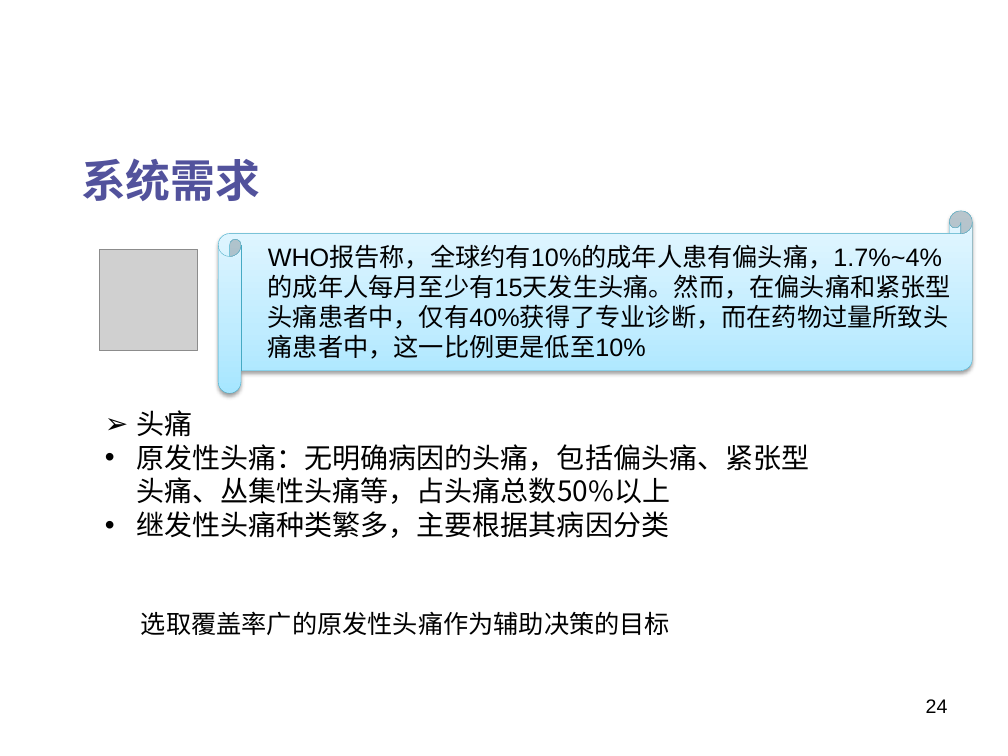
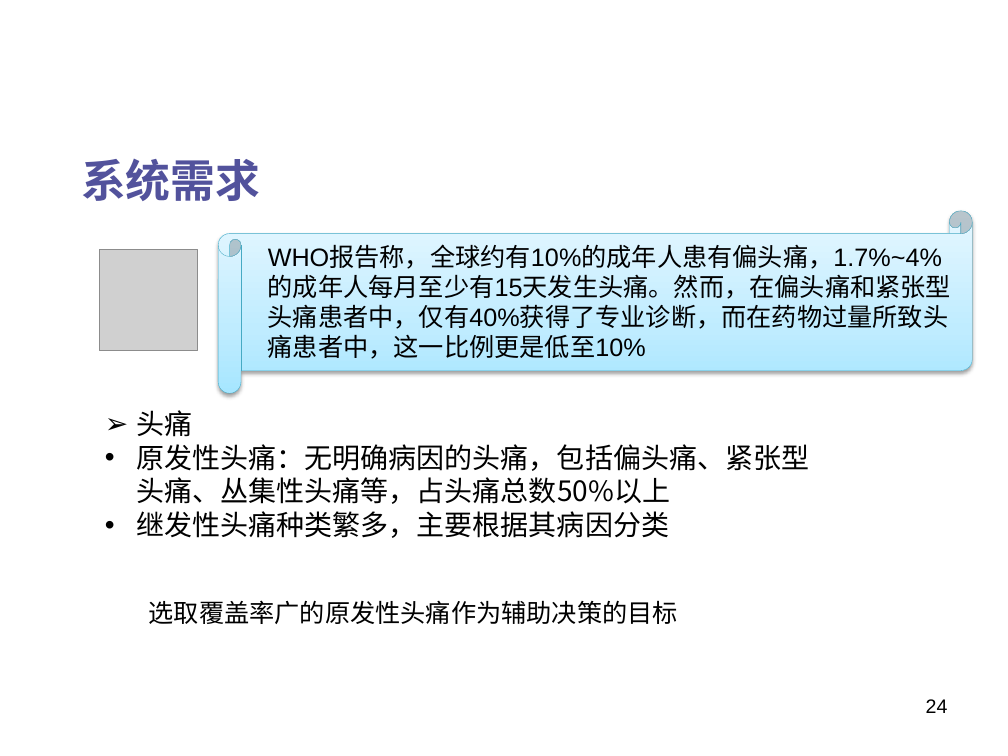
Before and after one commit to JaneBlue/PPTpaper, a slide deck: slide 24 of 思路new6 (2).pptx. Drawn at 1008x756 pixels with LibreOffice and Linux fonts; fonts in the diff are those of the drawing; grey boxes stand for pictures; background and template pictures are left out. Boxes give left, top, right and bottom in pixels: in the first picture for what was removed or moved away, otherwise in the second. Text is boxed around its words. In the diff, an @@ line names an element or a change of style, - is before the commit and + after.

```diff
--- a/思路new6 (2).pptx
+++ b/思路new6 (2).pptx
@@ text "选取覆盖率广的原发性头痛作为辅助决策的目标" moved from (x1=141, y1=611, x2=670, y2=635) to (x1=149, y1=600, x2=678, y2=624) @@
```
Also in this commit, not shown: 8 other slides changed, 1 slide added.
